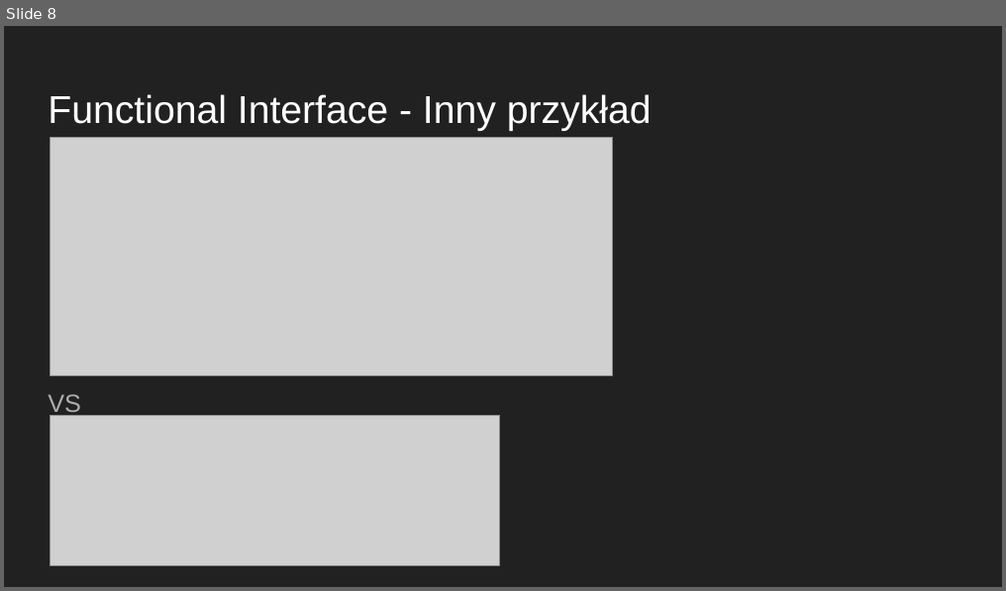
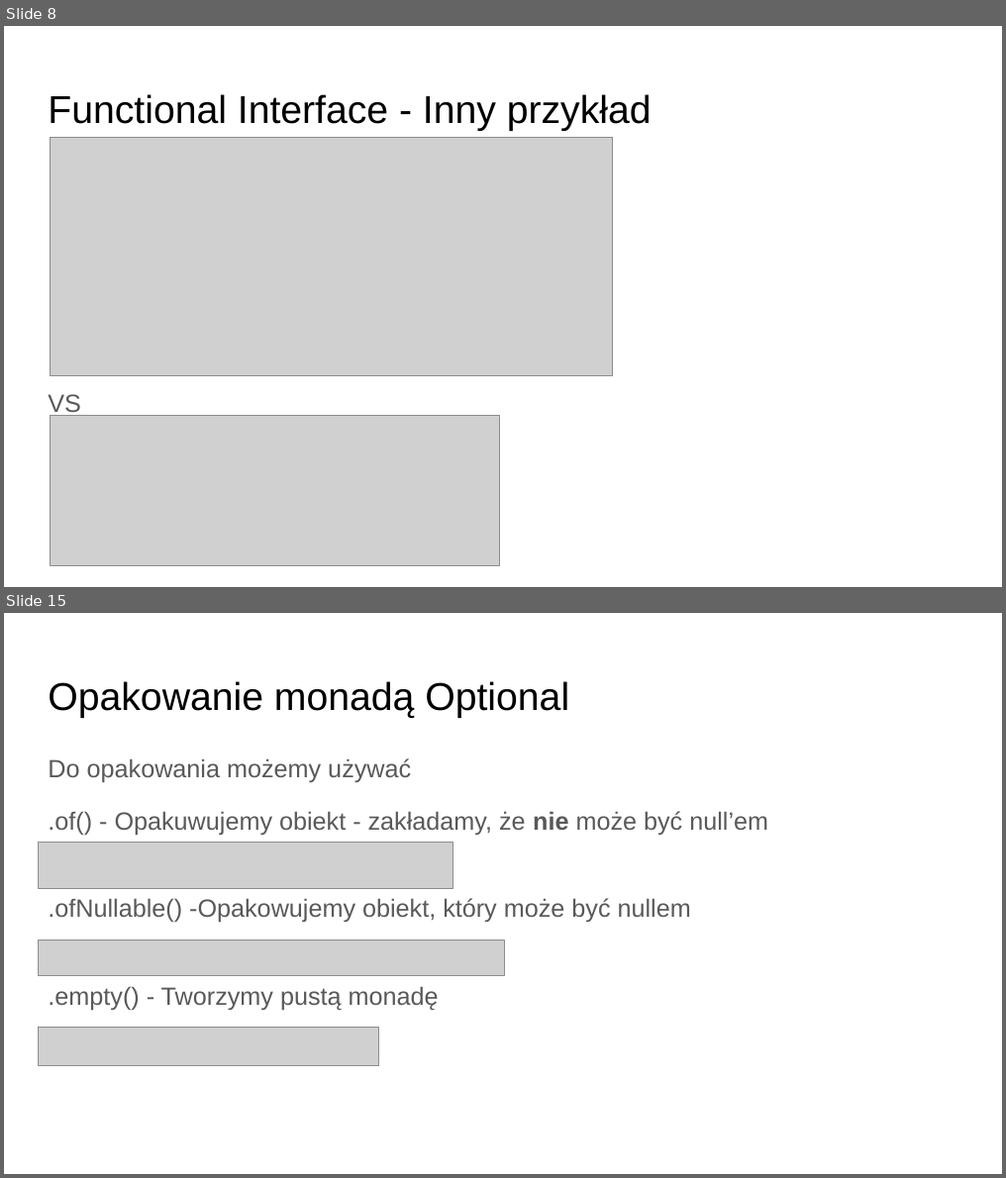
Before and after one commit to jkornacki/java8Lambda, a slide deck: Java8.pptx. Shown one above the other, each under a label of ours: slide 8 before the commit, slides 8 and 15 after it; the slides between them are not shown. The pictures are 1006x591 and 1006x1178 pixels, drawn with LibreOffice and Linux fonts; fonts in the diff are those of the drawing; grey boxes stand for pictures. Boxes give left, top, right and bottom in pixels: in the first picture for what was removed or moved away, otherwise in the second. Text is boxed around its words. In the diff, an @@ line names an element or a change of style, - is before the commit and + after.

```diff
--- a/Java8.pptx
+++ b/Java8.pptx
@@ slide 15 added at [4,613,1002,1174], background #FFFFFF @@
@@ title added at [48,681,569,718], 28 pt, text #000000 @@
+Opakowanie monadą Optional
@@ text added at [48,759,768,1010], 18 pt, text #595959 @@
+Do opakowania możemy używać
+.of() - Opakuwujemy obiekt - zakładamy, że nie może być null’em
+.ofNullable() -Opakowujemy obiekt, który może być nullem
+.empty() - Tworzymy pustą monadę
@@ picture added at [38,842,453,888] @@
@@ picture added at [38,941,505,975] @@
@@ picture added at [38,1028,379,1067] @@
@@ slide 8 changed as well @@
@@ background #212121 to #FFFFFF @@
@@ title "Functional Interface - Inny przykład" at [48,94,651,131]: text colour #FFFFFF to #000000 @@
@@ text "VS" at [48,394,81,418]: text colour #ADADAD to #595959 @@
```
Also in this commit, not shown: 9 other slides changed, 12 other slides added, 2 slides removed, 4 other files.
